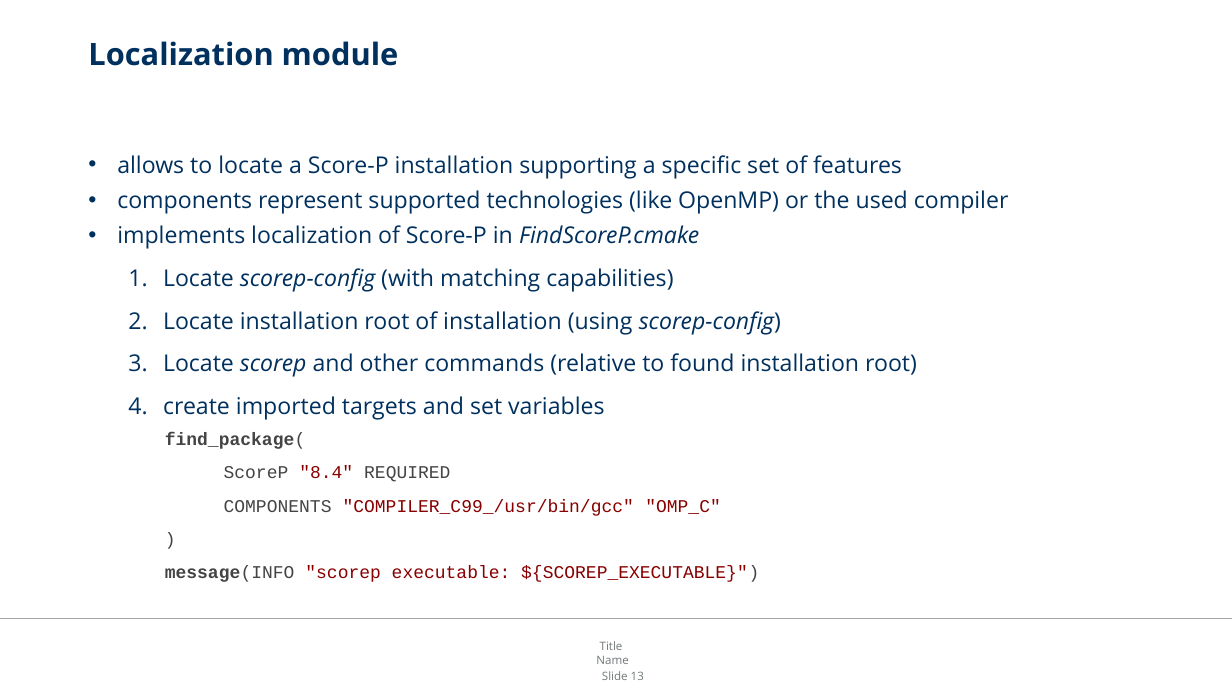
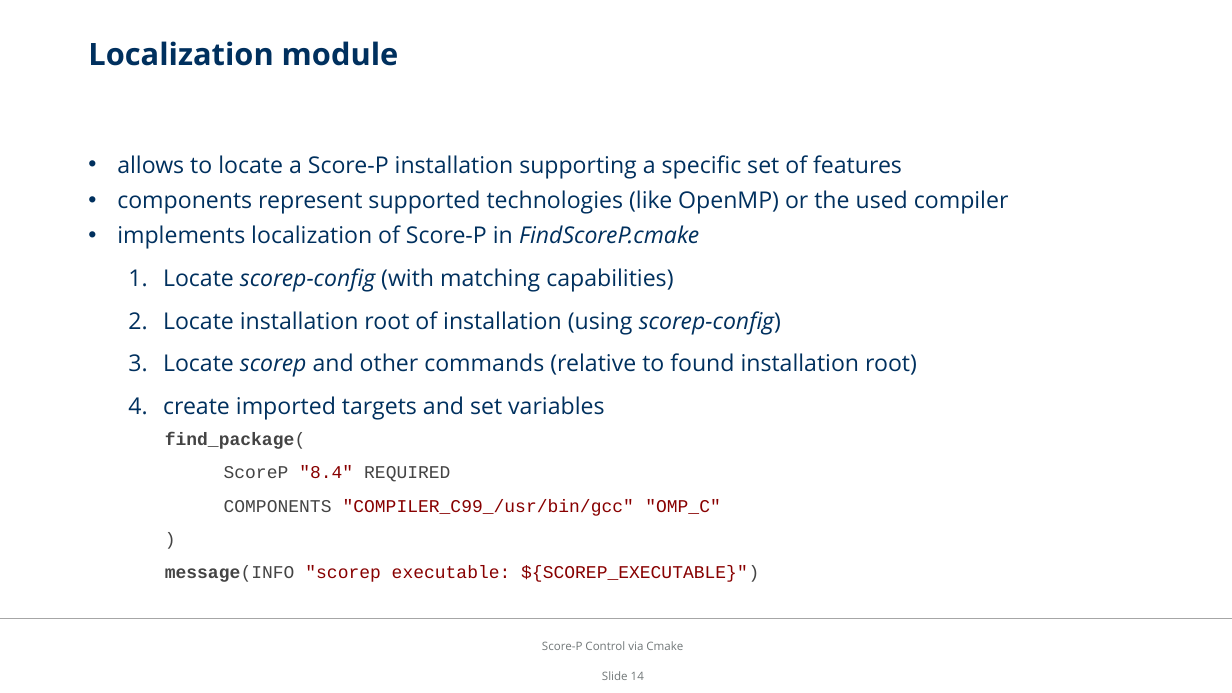
Before and after one commit to Deric-W/FindScoreP, a slide deck: slide 14 of paper/presentation.pptx (slide 13 before the commit). Drawn at 1232x693 pixels with LibreOffice and Linux fonts; fonts in the diff are those of the drawing; background and template pictures are left out. Boxes give left, top, right and bottom in pixels: in the first picture for what was removed or moved away, otherwise in the second. Text is boxed around its words. In the diff, an @@ line names an element or a change of style, - is before the commit and + after.

```diff
--- a/paper/presentation.pptx
+++ b/paper/presentation.pptx
@@ text added at bbox=[542, 641, 683, 650], 9 pt, text #727879 @@
+Score-P Control via Cmake
@@ text removed at bbox=[596, 641, 628, 664] @@
-Title
-Name
@@ page number at bbox=[602, 671, 644, 680]: text changed @@
-Slide 13
+Slide 14
```
Also in this commit, not shown: 21 other slides changed, 4 slides added, 1 slide removed, 6 other files.
